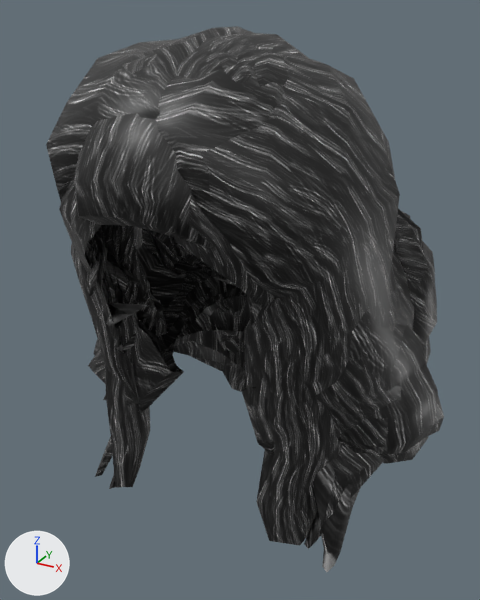
Two versions of the COLLADA model modules/world/avatarbaseart/art/assets/models/collada/Hair/FemaleHair/FG_Female01DefaultHair.dae, one commit apart.
Rendered twice from a 50 mm camera at (0.00224, -0.00395, 0.01844) aimed at (-0.0001, 0.00031, 0.01631). The axes (+X, +Y, +Z) are drawn at lower left. The lights are the same throughout. Where no turn or scale is listed for an object, it has been applied to the vertices. Vertices at the same position are counted once.

The scene before the commit, as lines of its bpy script (objects in view):
```python
ob_culry_pt_right = bpy.data.objects.new('Culry_pt_Right', me_culry_pt_rightshape)
ob_culry_pt_right.location = (0.0, 0.0, 0.0)
ob_curly_bangs = bpy.data.objects.new('Curly_bangs', me_curly_bangsshape)
ob_curly_bangs.location = (0.0, 0.0, 0.0)
ob_curly_mid_pt = bpy.data.objects.new('Curly_Mid_Pt', me_curly_mid_ptshape)
ob_curly_mid_pt.location = (0.0, 0.0, 0.0)
ob_med_pt_bangz = bpy.data.objects.new('Med_Pt_Bangz', me_med_pt_bangzshape)
ob_med_pt_bangz.location = (0.0, 0.0, 0.0)
ob_short_pt_l = bpy.data.objects.new('Short_PT_L', me_short_pt_lshape)
ob_short_pt_l.location = (0.0, 0.0, 0.0)
# also in view: 'Layered_pt_L' at (-0.00007, 0.00005, 0.01653); 'Short_PT_R' at (0.0, -0.00015, 0.01731); 'Med_AfricanPT_Center' at (0.00001, -0.00004, 0.01709); 'Long_W_bangs' at (0.00001, 0.00007, 0.01659); 'short_AfricanPT_Center' at (0.0, -0.00002, 0.01723)
```
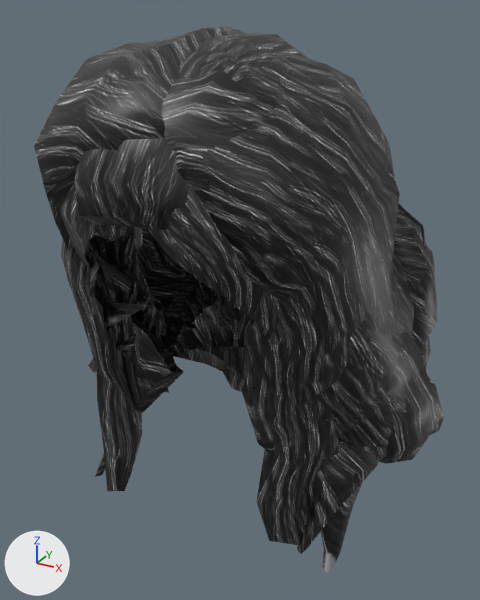
The newer file is also turned or shifted as a whole; pictures and numbers use the older file's frame.

The change, as a list of edits to the scene's bpy script:
```text
Change me_culry_pt_rightshape:
    where me_culry_pt_rightshape.from_pydata(...)  # 204 vertices, 358 faces; spans x -0.00121..0.00127, y -0.00115..0.00157, z 0.01469..0.01834
    used by ob_culry_pt_right; location = (0.0, 0.0, 0.0)
    me_culry_pt_rightshape part 4: the whole mesh is moved by (-0.00003, -0.00007, 0.0)
Change me_curly_mid_ptshape:
    where me_curly_mid_ptshape.from_pydata(...)  # 225 vertices, 412 faces; spans x -0.00156..0.00151, y -0.00103..0.00147, z 0.01503..0.01821
    used by ob_curly_mid_pt; location = (0.0, 0.0, 0.0)
    me_curly_mid_ptshape part 3: the whole mesh is moved by (0.0, 0.0, -0.00005)
Change me_med_pt_bangzshape:
    where me_med_pt_bangzshape.from_pydata(...)  # 212 vertices, 381 faces; spans x -0.00109..0.0012, y -0.00114..0.00096, z 0.01578..0.0182
    used by ob_med_pt_bangz; location = (0.0, 0.0, 0.0)
    me_med_pt_bangzshape part 2: the whole mesh is moved by (0.0, 0.0, -0.00016)
Change me_short_pt_lshape:
    where me_short_pt_lshape.from_pydata(...)  # 128 vertices, 218 faces; spans x -0.00083..0.00085, y -0.00115..0.00088, z 0.01647..0.01817
    used by ob_short_pt_l; location = (0.0, 0.0, 0.0)
    me_short_pt_lshape part 1: the whole mesh is moved by (0.0, -0.00007, -0.00008)
```

Where the change shows, as pixel boxes (x1, y1, x2, y2) in the pictures (480 x 600 px):
'Culry_pt_Right', mesh moved: before (46, 26, 384, 549); after (34, 27, 378, 554)
'Curly_Mid_Pt', mesh moved: before (93, 53, 438, 454); after (148, 288, 437, 462)
'Short_PT_L', mesh moved: before (168, 194, 276, 308); after (148, 185, 280, 345)
'Med_Pt_Bangz', mesh moved: before (91, 238, 250, 360); after (87, 224, 333, 422)
